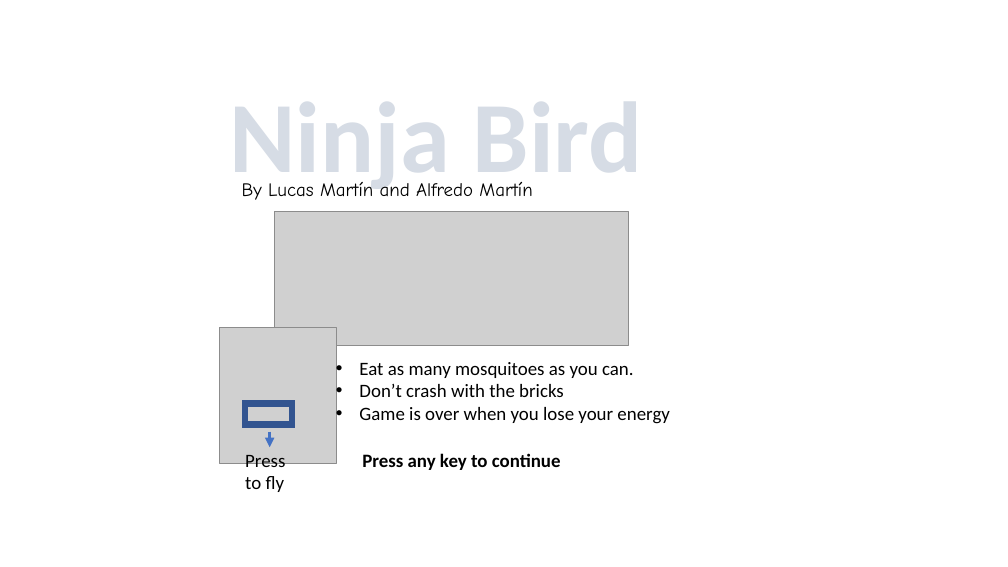
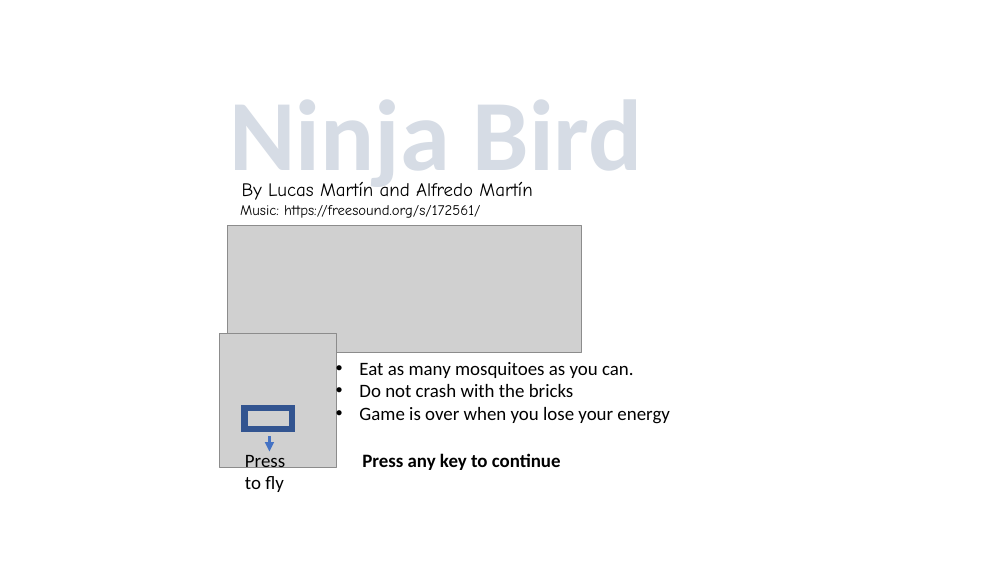
Before and after one commit to jamflcjamflc/ninja_bird, a slide deck: slide 1 of sprites/Presentación1.pptx. Drawn at 1008x567 pixels with LibreOffice and Linux fonts; fonts in the diff are those of the drawing; grey boxes stand for pictures. Boxes give left, top, right and bottom in pixels: in the first picture for what was removed or moved away, otherwise in the second. Text is boxed around its words. In the diff, an @@ line names an element or a change of style, - is before the commit and + after.

```diff
--- a/sprites/Presentación1.pptx
+++ b/sprites/Presentación1.pptx
@@ text added at (240,205,480,218), 14 pt, text #000000 @@
+Music: https://freesound.org/s/172561/
@@ picture: place and size @@
-picture at (274,211,628,346)
+picture at (228,226,582,353)
@@ text at (359,384,574,397): text changed @@
-• Don’t crash with the bricks
+• Do not crash with the bricks
@@ 1 picture, 1 rectangle, 1 arrow: place and size @@
-1 picture, 1 rectangle, 1 arrow at (220,328,337,464)
+1 picture, 1 rectangle, 1 arrow at (219,333,337,468)
```
Also in this commit, not shown: 7 other files.
